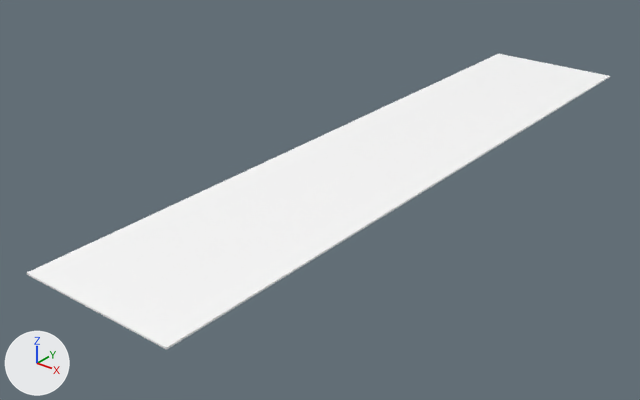
The glTF model assets/synty/simple_fantasy_interiors/models/SM_Prop_Rug_Large_03.glb, before and after one commit.
The view is the same before and after, from a 50 mm camera at (0.0778, -0.1161, 0.0583) aimed at (-0.0069, -0.0102, -0.0073). The lights are fixed; the arrows at lower left show +X, +Y and +Z.

Objects in the first picture: 'SM_Prop_Rug_Large_03'.
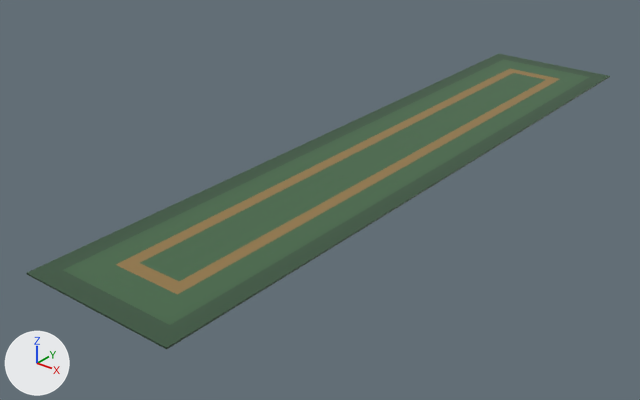
Changed parts and their boxes [x1, y1, x2, y2] in the pictures (640 x 400 px):
```json
{"object": "SM_Prop_Rug_Large_03", "change": "surface changed", "before": [27, 54, 610, 349], "after": [27, 54, 610, 349], "on screen": "white to green"}
```

Edits to the scene script, one JSON object a line:
```json
{"op": "add", "block": "img_simplefantasyinteriorstexture", "code": ["img_simplefantasyinteriorstexture = load_image('SimpleFantasyInteriorsTexture', '_unpacked/SimpleFantasyInteriorsTexture', 1024, 1024, 'sRGB')"]}
{"op": "remove", "block": "mat_lambert1", "code": "mat_lambert1.base_color = (1.0, 1.0, 1.0)  # white #ffffff"}
{"op": "add", "block": "mat_lambert1", "code": "mat_lambert1.texture = img_simplefantasyinteriorstexture"}
```
